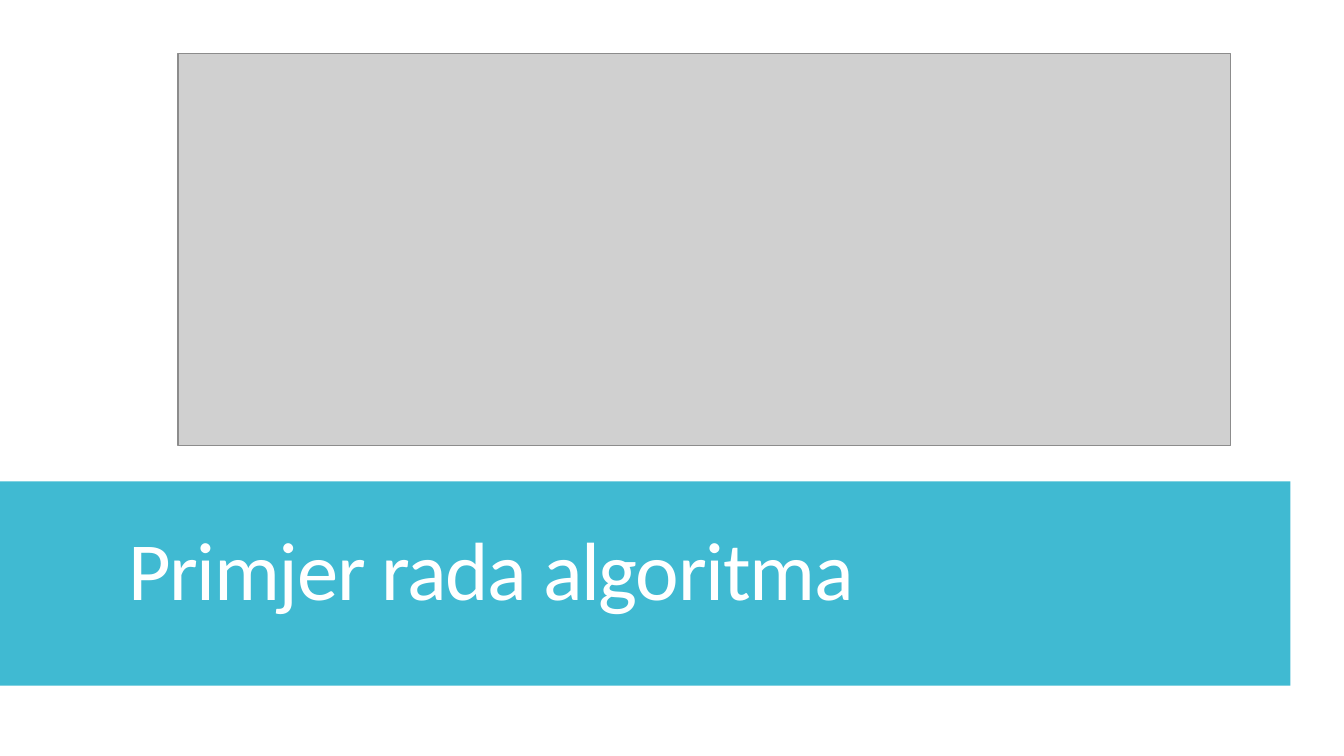
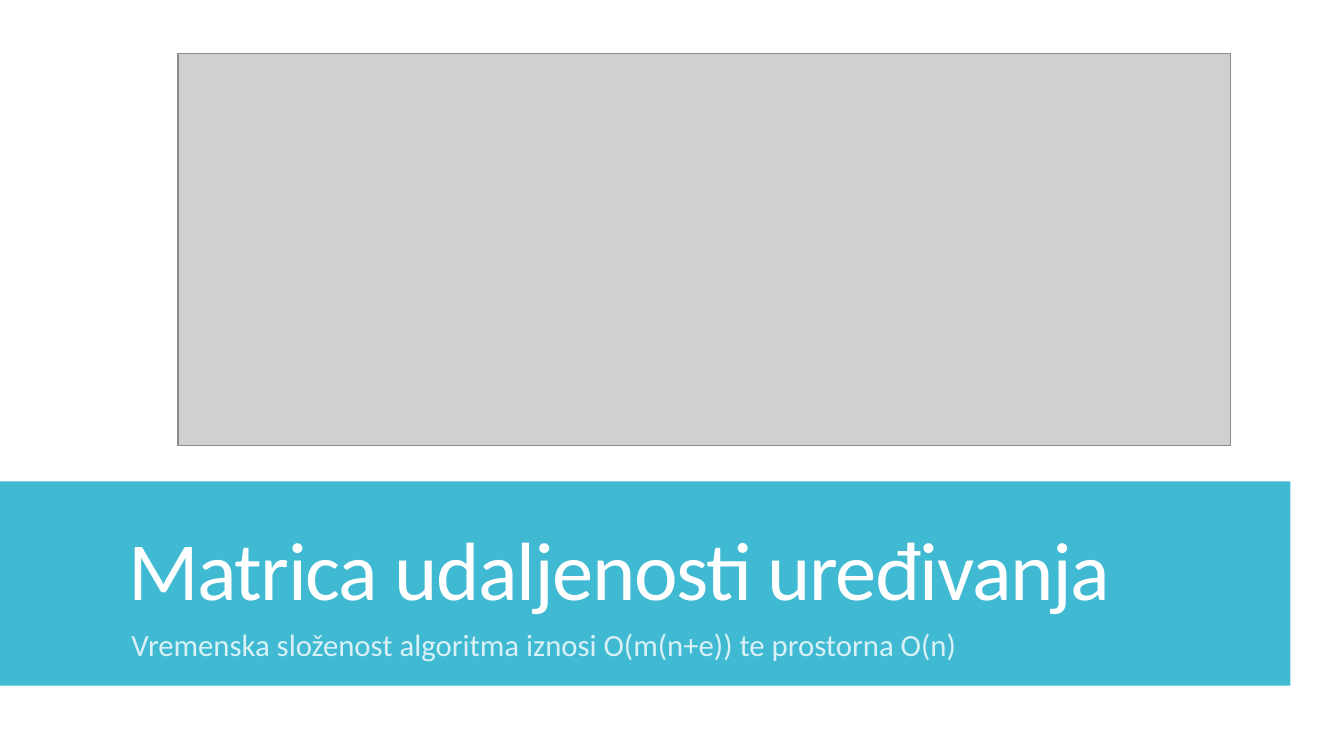
Before and after one commit to ZerocksX/FERBioinformaticsNavarro, a slide deck: slide 3 of dokumentacija/Prezentacija_BioInf_Navarro.pptx (slide 2 before the commit). Drawn at 1344x756 pixels with LibreOffice and Linux fonts; fonts in the diff are those of the drawing; grey boxes stand for pictures. Boxes give left, top, right and bottom in pixels: in the first picture for what was removed or moved away, otherwise in the second. Text is boxed around its words. In the diff, an @@ line names an element or a change of style, - is before the commit and + after.

```diff
--- a/dokumentacija/Prezentacija_BioInf_Navarro.pptx
+++ b/dokumentacija/Prezentacija_BioInf_Navarro.pptx
@@ title at [128, 542, 1111, 614]: text changed @@
-Primjer rada algoritma
+Matrica udaljenosti uređivanja
@@ text added at [131, 633, 956, 662], 22 pt, text #D9F1F6 @@
+Vremenska složenost algoritma iznosi O(m(n+e)) te prostorna O(n)
```
Also in this commit, not shown: 3 other slides changed, 2 slides added, 1 other file.
